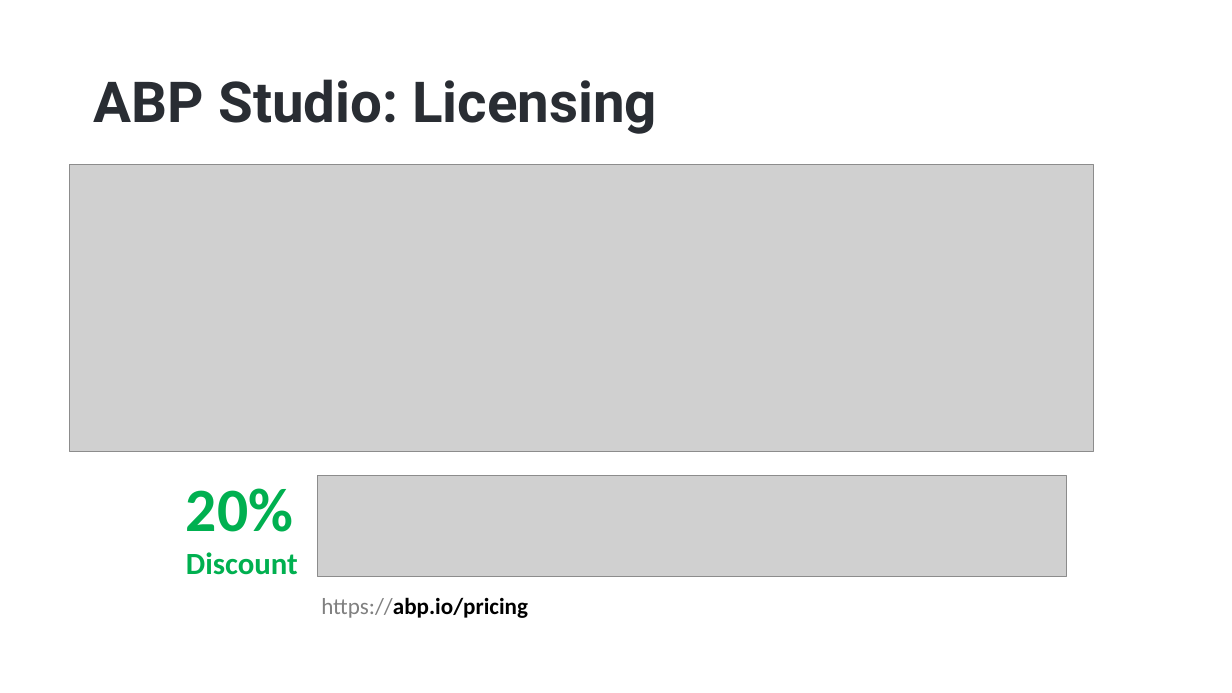
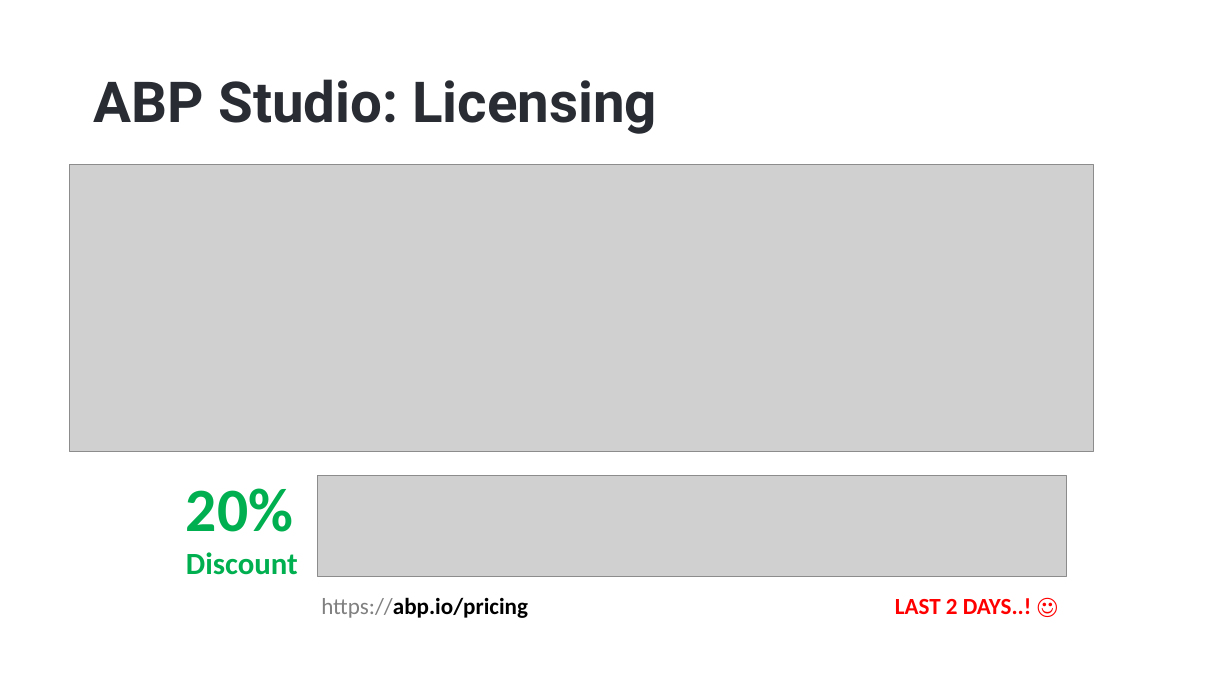
Before and after one commit to hikalkan/presentations, a slide deck: slide 16 of 2024-08-15 ABP Community Talks 2024.4/ABP Studio - The Missing Tool for Dotnet Developers.pptx. Drawn at 1232x693 pixels with LibreOffice and Linux fonts; fonts in the diff are those of the drawing; grey boxes stand for pictures; background and template pictures are left out. Boxes give left, top, right and bottom in pixels: in the first picture for what was removed or moved away, otherwise in the second. Text is boxed around its words. In the diff, an @@ line names an element or a change of style, - is before the commit and + after.

```diff
--- a/2024-08-15 ABP Community Talks 2024.4/ABP Studio - The Missing Tool for Dotnet Developers.pptx
+++ b/2024-08-15 ABP Community Talks 2024.4/ABP Studio - The Missing Tool for Dotnet Developers.pptx
@@ text added at (x1=895, y1=598, x2=1032, y2=614), 18 pt, text #FF0000, bold @@
+LAST 2 DAYS..! ☺
```
